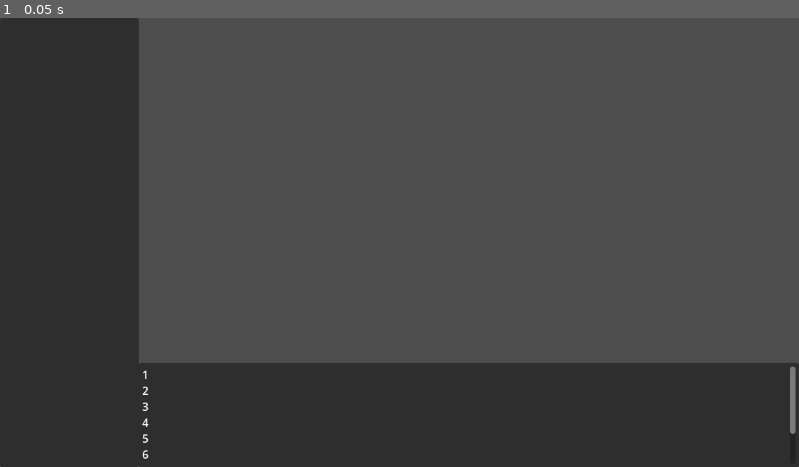
Above: before the commit, frame 1.
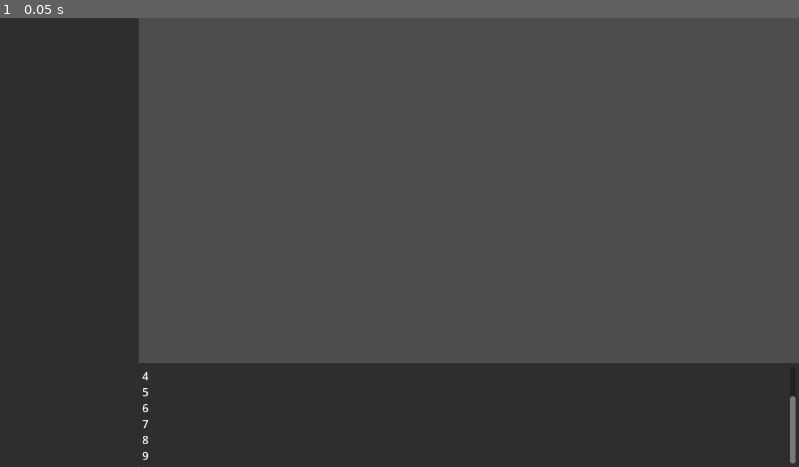
Above: after the commit, the same moment.

Repository: sakkaku-dev/nethack-web
Game: Godot game, scene res://src/game.tscn
Two runs of this game, one before a commit and one after it. Both use one fixed random seed, a clock stepped at 60 frames per second and the inputs below.
Inputs:
- Up to frame 1 (0.05 s): no input

The runs differ from the first frame. In frame 1, 0.2% of the frame differs, in the area x 17-100%, y 77-100%.
Error before the commit: Invalid access to property or key 'openMenuAny' on a base object of type 'Node (game.gd)'. (res://src/link.gd:16)
Error after the commit: Invalid assignment of property or key 'openMenuAny' with value of type 'null instance' on a base object of type 'null instance'. (res://src/link.gd:19)

Commit message:
show and close dialog

Diff:
--- /dev/null
+++ b/src/dialog.gd
@@ -0,0 +1,6 @@
+extends CenterContainer
+
+@export var text_node: RichTextLabel
+
+func open(text: String):
+	text_node.text = text
--- /dev/null
+++ b/src/dialog.tscn
@@ -0,0 +1,46 @@
+[gd_scene load_steps=3 format=3 uid="uid://c6odg1sbmoku3"]
+
+[ext_resource type="Script" path="res://src/dialog.gd" id="1_nt7ts"]
+
+[sub_resource type="StyleBoxFlat" id="StyleBoxFlat_d48pq"]
+bg_color = Color(0.12, 0.12, 0.12, 0.784314)
+
+[node name="Dialog" type="CenterContainer" node_paths=PackedStringArray("text_node")]
+anchors_preset = 15
+anchor_right = 1.0
+anchor_bottom = 1.0
+grow_horizontal = 2
+grow_vertical = 2
+script = ExtResource("1_nt7ts")
+text_node = NodePath("PanelContainer/MarginContainer/TextLabel")
+
+[node name="PanelContainer" type="PanelContainer" parent="."]
+custom_minimum_size = Vector2(500, 250)
+layout_mode = 2
+theme_override_styles/panel = SubResource("StyleBoxFlat_d48pq")
+
+[node name="MarginContainer" type="MarginContainer" parent="PanelContainer"]
+layout_mode = 2
+theme_override_constants/margin_left = 10
+theme_override_constants/margin_top = 10
+theme_override_constants/margin_right = 10
+theme_override_constants/margin_bottom = 10
+
+[node name="TextLabel" type="RichTextLabel" parent="PanelContainer/MarginContainer"]
+layout_mode = 2
+text = "asd asdkjasldjsalkdjlasjdjasdlsa
+asldkjasljdasljdasdasa
+sdas
+d
+as
+sds
+adas
+da
+s
+das
+dsa
+ad
+a
+"
+fit_content = true
+autowrap_mode = 0
--- a/src/game.gd
+++ b/src/game.gd
@@ -3,65 +3,94 @@
 const TILE_SOURCE = 1
 const TILE_LAYER = 0
 const TILE_SIZE_X = 40
+const TILE_SIZE_Y = 30
+
+const DIALOG = preload("res://src/dialog.tscn")
 
 @export var map: TileMap
 @export var camera: Camera2D
 
+@export var console: RichTextLabel
+
 var link = NetHackLink.new()
+var dialogs = {}
 
 func _ready():
 	var window = JavaScriptBridge.get_interface("window")
 	window.nethackGodot = link.init(self)
+	JavaScriptBridge.eval("import('./nethack.js')")
 
-	JavaScriptBridge.eval("import('./nethack.js')")
+	console.text = ""
 
 func _unhandled_input(event: InputEvent):
 	if event is InputEventKey and event.is_pressed():
-		print(event)
-		var window = JavaScriptBridge.get_interface("window")
-		window.nethackJS.sendInput(event.keycode)
+		var code = event.keycode
+		if code >= KEY_SPACE and code <= KEY_ASCIITILDE: # only allow ASCII code
+			var window = JavaScriptBridge.get_interface("window")
+			window.nethackJS.sendInput(event.keycode) # TODO: how to send modifiers?
 
 
-func _on_open_menu_one(args):
+func openMenuOne(args):
 	print('Menu One: %s' % [args])
 
-func _on_open_menu_any(args):
+func openMenuAny(args):
 	print('Menu Any: %s' % [args])
 
-func _on_open_dialog(args):
+func openDialog(args):
 	print('Dialog:  %s' % [args])
+	var dialog = DIALOG.instantiate()
+	add_child(dialog)
 
-func _on_open_question(args):
+	var id = args[0]
+	var txt = args[1]
+	dialogs[id] = dialog
+	dialog.open(txt)
+
+func openQuestion(args):
 	print('Question: %s' % [args])
+	var question = args[0]
+	var choices = []
+	for i in range(1, args.size()):
+		choices.append(args[i])
+
+	printLine([question + " %s" % [choices]])
+
+func closeDialog(args):
+	print('Close Dialog: %s' % [args])
+	var id = args[0]
+	if id in dialogs:
+		remove_child(dialogs[id])
 
 
-func _on_move_cursor(args):
+func moveCursor(args):
 	_move_camera(args[0], args[1])
 
-func _on_center_view(args):
+func centerView(args):
 	_move_camera(args[0], args[1])
 
 func _move_camera(x, y):
 	var pos = map.map_to_local(Vector2(x, y))
 	camera.position = pos
+	print("Move camera to %s" % pos)
 
-func _on_print_line(args):
+func printLine(args):
 	print('Print: %s' % [args])
+	console.text += args[0] + "\n"
 
 
-func _on_update_status(args):
+func updateStatus(args):
 	print('Status: %s' % [args])
 
-func _on_update_inventory(args):
+func updateInventory(args):
 	print('Inventory: %s' % [args])
 
-func _on_update_map(args):
+func updateMap(args):
 	for tile in args:
-		print(tile.x, tile.y, tile.tile)
+		print("Tile: %s, %s - %s"  % [tile.x, tile.y, tile.tile])
 		map.set_cell(TILE_LAYER, Vector2(tile.x, tile.y), TILE_SOURCE, _to_tilev(tile.tile))
 
 func _to_tilev(tile: int) -> Vector2:
 	# TODO: map correctly -> tileset needs to be updated for 3.7
 	var row = floor(tile / float(TILE_SIZE_X))
 	var col = tile % TILE_SIZE_X
-	return Vector2(col, row)
+	return Vector2(min(col, TILE_SIZE_X), min(row, TILE_SIZE_Y))
--- a/src/game.tscn
+++ b/src/game.tscn
@@ -1,9 +1,7 @@
-[gd_scene load_steps=6 format=3 uid="uid://1g3xahsibu80"]
+[gd_scene load_steps=5 format=3 uid="uid://1g3xahsibu80"]
 
 [ext_resource type="Script" path="res://src/game.gd" id="1_j1xl4"]
 [ext_resource type="Texture2D" uid="uid://df8pfnja0bl6x" path="res://assets/tileset.jpg" id="2_60jqp"]
-
-[sub_resource type="StyleBoxFlat" id="StyleBoxFlat_85s2n"]
 
 [sub_resource type="TileSetAtlasSource" id="TileSetAtlasSource_tr12v"]
 texture = ExtResource("2_60jqp")
@@ -1213,72 +1211,49 @@
 tile_size = Vector2i(32, 32)
 sources/1 = SubResource("TileSetAtlasSource_tr12v")
 
-[node name="Game" type="Node" node_paths=PackedStringArray("map", "camera")]
+[node name="Game" type="Node" node_paths=PackedStringArray("map", "camera", "console")]
 script = ExtResource("1_j1xl4")
-map = NodePath("CanvasLayer/HBoxContainer/SubViewportContainer/SubViewport/TileMap")
-camera = NodePath("CanvasLayer/HBoxContainer/SubViewportContainer/SubViewport/TileMap/Camera2D")
-
-[node name="CanvasLayer" type="CanvasLayer" parent="."]
-
-[node name="CenterContainer" type="CenterContainer" parent="CanvasLayer"]
+map = NodePath("HBoxContainer/SubViewportContainer/SubViewport/TileMap")
+camera = NodePath("HBoxContainer/SubViewportContainer/SubViewport/TileMap/Camera2D")
+console = NodePath("VBoxContainer/Messages/VBoxContainer/MarginContainer/RichTextLabel")
+
+[node name="HBoxContainer" type="HBoxContainer" parent="."]
 anchors_preset = 15
 anchor_right = 1.0
 anchor_bottom = 1.0
 grow_horizontal = 2
 grow_vertical = 2
 
-[node name="PopupPanel" type="PopupPanel" parent="CanvasLayer/CenterContainer"]
-initial_position = 1
-size = Vector2i(500, 500)
-always_on_top = true
-theme_override_styles/panel = SubResource("StyleBoxFlat_85s2n")
-
-[node name="MarginContainer" type="MarginContainer" parent="CanvasLayer/CenterContainer/PopupPanel"]
-offset_right = 500.0
-offset_bottom = 500.0
-
-[node name="TextLabel" type="RichTextLabel" parent="CanvasLayer/CenterContainer/PopupPanel/MarginContainer"]
-layout_mode = 2
-text = "asd asdkjasldjsalkdjlasjdjasdlsa
-asldkjasljdasljd"
-
-[node name="HBoxContainer" type="HBoxContainer" parent="CanvasLayer"]
-anchors_preset = 15
-anchor_right = 1.0
-anchor_bottom = 1.0
-grow_horizontal = 2
-grow_vertical = 2
-
-[node name="Side" type="PanelContainer" parent="CanvasLayer/HBoxContainer"]
+[node name="Side" type="PanelContainer" parent="HBoxContainer"]
 custom_minimum_size = Vector2(200, 0)
 layout_mode = 2
 
-[node name="SideBar" type="VBoxContainer" parent="CanvasLayer/HBoxContainer/Side"]
+[node name="SideBar" type="VBoxContainer" parent="HBoxContainer/Side"]
 layout_mode = 2
 
-[node name="Status" type="MarginContainer" parent="CanvasLayer/HBoxContainer/Side/SideBar"]
+[node name="Status" type="MarginContainer" parent="HBoxContainer/Side/SideBar"]
 layout_mode = 2
 
-[node name="Inventory" type="MarginContainer" parent="CanvasLayer/HBoxContainer/Side/SideBar"]
+[node name="Inventory" type="MarginContainer" parent="HBoxContainer/Side/SideBar"]
 layout_mode = 2
 
-[node name="SubViewportContainer" type="SubViewportContainer" parent="CanvasLayer/HBoxContainer"]
+[node name="SubViewportContainer" type="SubViewportContainer" parent="HBoxContainer"]
 layout_mode = 2
 size_flags_horizontal = 3
 stretch = true
 
-[node name="SubViewport" type="SubViewport" parent="CanvasLayer/HBoxContainer/SubViewportContainer"]
+[node name="SubViewport" type="SubViewport" parent="HBoxContainer/SubViewportContainer"]
 handle_input_locally = false
 size = Vector2i(948, 648)
 render_target_update_mode = 4
 
-[node name="TileMap" type="TileMap" parent="CanvasLayer/HBoxContainer/SubViewportContainer/SubViewport"]
+[node name="TileMap" type="TileMap" parent="HBoxContainer/SubViewportContainer/SubViewport"]
 tile_set = SubResource("TileSet_0qjj2")
 format = 2
 
-[node name="Camera2D" type="Camera2D" parent="CanvasLayer/HBoxContainer/SubViewportContainer/SubViewport/TileMap"]
-
-[node name="VBoxContainer" type="VBoxContainer" parent="CanvasLayer"]
+[node name="Camera2D" type="Camera2D" parent="HBoxContainer/SubViewportContainer/SubViewport/TileMap"]
+
+[node name="VBoxContainer" type="VBoxContainer" parent="."]
 anchors_preset = 15
 anchor_right = 1.0
 anchor_bottom = 1.0
@@ -1289,14 +1264,14 @@
 size_flags_vertical = 3
 alignment = 2
 
-[node name="Messages" type="PanelContainer" parent="CanvasLayer/VBoxContainer"]
+[node name="Messages" type="PanelContainer" parent="VBoxContainer"]
 custom_minimum_size = Vector2(0, 150)
 layout_mode = 2
 
-[node name="VBoxContainer" type="VBoxContainer" parent="CanvasLayer/VBoxContainer/Messages"]
+[node name="VBoxContainer" type="VBoxContainer" parent="VBoxContainer/Messages"]
 layout_mode = 2
 
-[node name="MarginContainer" type="MarginContainer" parent="CanvasLayer/VBoxContainer/Messages/VBoxContainer"]
+[node name="MarginContainer" type="MarginContainer" parent="VBoxContainer/Messages/VBoxContainer"]
 layout_mode = 2
 size_flags_vertical = 3
 theme_override_constants/margin_left = 5
@@ -1304,7 +1279,7 @@
 theme_override_constants/margin_right = 5
 theme_override_constants/margin_bottom = 5
 
-[node name="RichTextLabel" type="RichTextLabel" parent="CanvasLayer/VBoxContainer/Messages/VBoxContainer/MarginContainer"]
+[node name="RichTextLabel" type="RichTextLabel" parent="VBoxContainer/Messages/VBoxContainer/MarginContainer"]
 layout_mode = 2
 text = "1
 2
@@ -1315,11 +1290,4 @@
 7
 8
 9"
-
-[node name="Input" type="MarginContainer" parent="CanvasLayer/VBoxContainer/Messages/VBoxContainer"]
-visible = false
-layout_mode = 2
-
-[node name="LineEdit" type="LineEdit" parent="CanvasLayer/VBoxContainer/Messages/VBoxContainer/Input"]
-layout_mode = 2
-text = "test"
+scroll_following = true
--- a/src/link.gd
+++ b/src/link.gd
@@ -1,9 +1,11 @@
+# This is generated. Do not edit
 class_name NetHackLink
 
 var openMenuAny
 var openMenuOne
 var openDialog
 var openQuestion
+var closeDialog
 var moveCursor
 var centerView
 var printLine
@@ -25,6 +27,9 @@
 	openQuestion = JavaScriptBridge.create_callback(cb.openQuestion)
 	obj.openQuestion = openQuestion
 
+	closeDialog = JavaScriptBridge.create_callback(cb.closeDialog)
+	obj.closeDialog = closeDialog
+
 	moveCursor = JavaScriptBridge.create_callback(cb.moveCursor)
 	obj.moveCursor = moveCursor
 
Not shown, changed: src/models.ts
Not shown, changed: src/nethack-wrapper.ts
Not shown, changed: src/nethack.ts
Not shown, changed: tools/link.js
